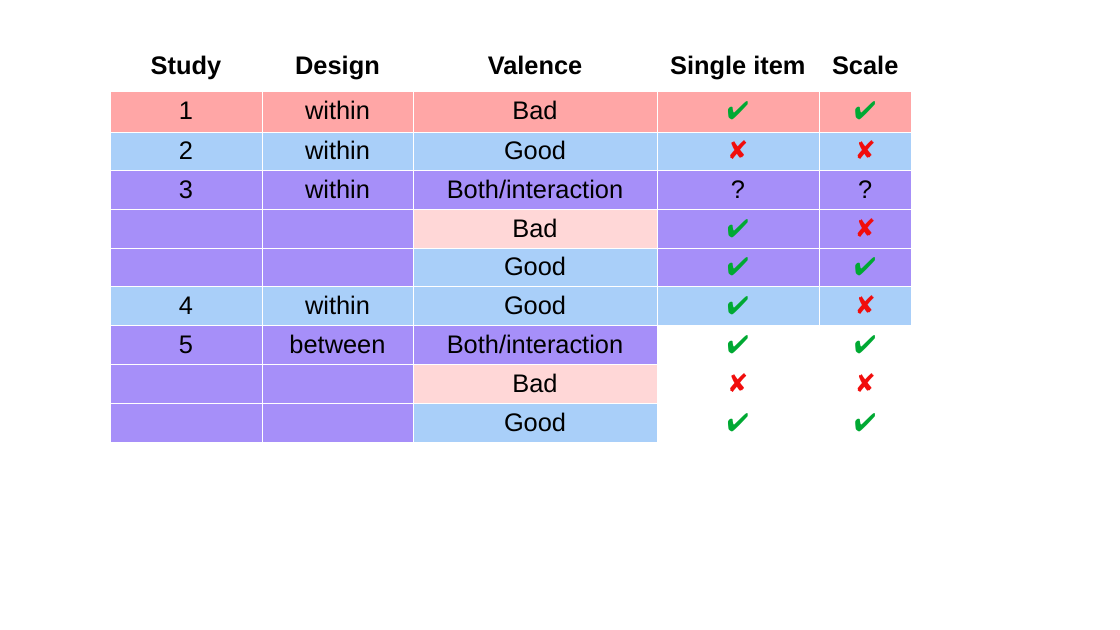
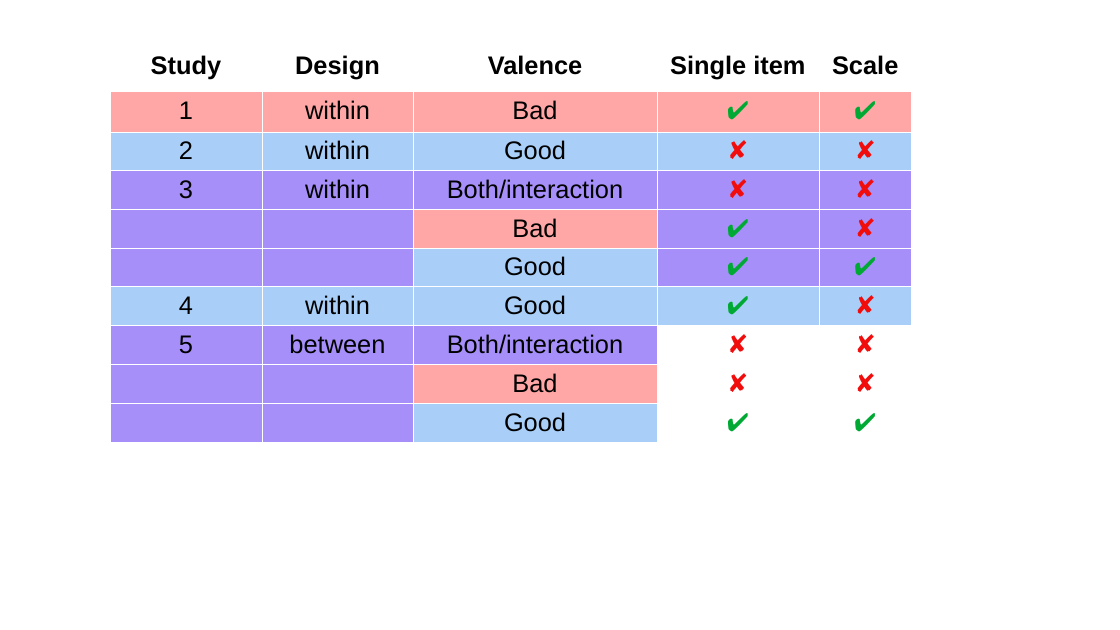
Before and after one commit to cillianmiltown/moral_dilution_online, a slide deck: slide 1 of resources/images/tables.odp. Drawn at 1120x630 pixels with LibreOffice and Linux fonts; fonts in the diff are those of the drawing. Boxes give left, top, right and bottom in pixels: in the first picture for what was removed or moved away, otherwise in the second. Text is boxed around its words. In the diff, an @@ line names an element or a change of style, - is before the commit and + after.

```diff
--- a/resources/images/tables.odp
+++ b/resources/images/tables.odp
@@ table at (110, 47, 912, 443) @@
-row 4, column 4: ?
+row 4, column 4: ✘
-row 4, column 5: ?
+row 4, column 5: ✘
-row 8, column 4: ✔
+row 8, column 4: ✘
-row 8, column 5: ✔
+row 8, column 5: ✘
@@ fill #FFD7D7 to #FFA6A6 in 2 cells @@
```
Also in this commit, not shown: 1 slide added, 36 other files.
